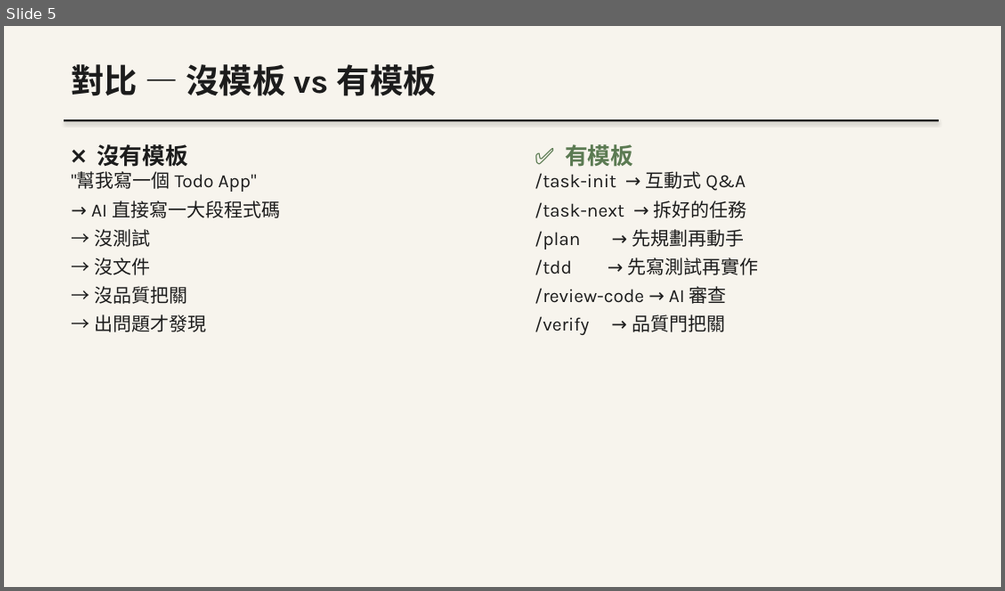
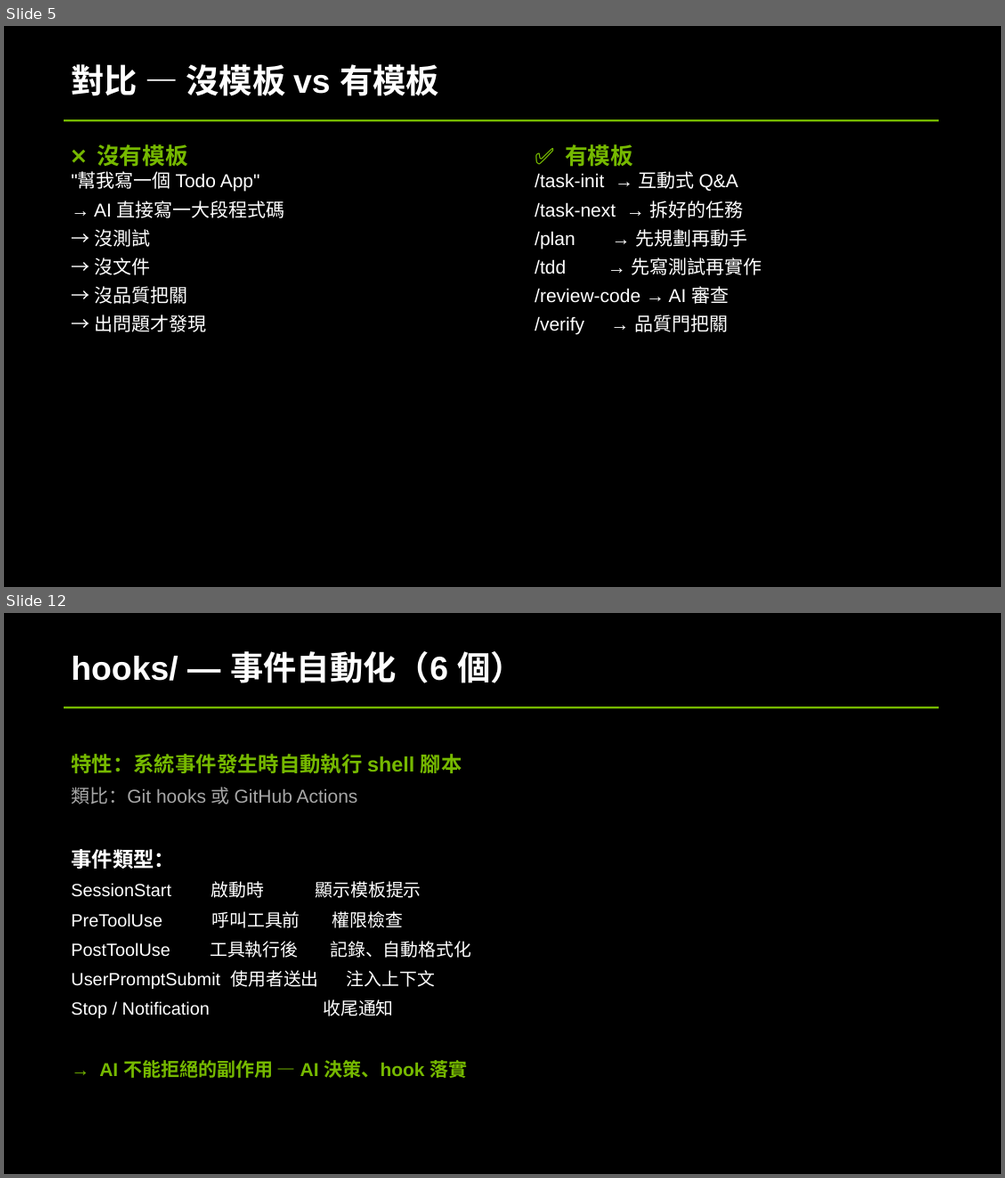
Before and after one commit to bheadwei/claude-GUNDAM-zh-tw, a slide deck: workshop/docs/slides/VibeCoding_Workshop.pptx. Shown one above the other, each under a label of ours: slide 5 before the commit, slides 5 and 12 after it; the slides between them are not shown. The pictures are 1005x591 and 1005x1178 pixels, drawn with LibreOffice and Linux fonts; fonts in the diff are those of the drawing. Boxes give left, top, right and bottom in pixels: in the first picture for what was removed or moved away, otherwise in the second. Text is boxed around its words. In the diff, an @@ line names an element or a change of style, - is before the commit and + after.

```diff
--- a/workshop/docs/slides/VibeCoding_Workshop.pptx
+++ b/workshop/docs/slides/VibeCoding_Workshop.pptx
@@ slide 12 added at box(4, 613, 1001, 1174), background #000000 @@
@@ text added at box(71, 651, 525, 683), 32 pt, text #FFFFFF, bold @@
+hooks/ — 事件自動化（6 個）
@@ rectangle added at box(64, 706, 938, 709), fill #76B900 @@
@@ text added at box(71, 754, 471, 1080), 17 pt, text #FFFFFF @@
+特性：系統事件發生時自動執行 shell 腳本
+類比：Git hooks 或 GitHub Actions
+事件類型：
+SessionStart 啟動時 顯示模板提示
+PreToolUse 呼叫工具前 權限檢查
+PostToolUse 工具執行後 記錄、自動格式化
+UserPromptSubmit 使用者送出 注入上下文
+Stop / Notification 收尾通知
+→ AI 不能拒絕的副作用 — AI 決策、hook 落實
@@ slide 5 changed as well @@
@@ background #F7F4ED to #000000 @@
@@ text "對比 — 沒模板 vs 有模板" at box(71, 64, 439, 96): font Karla to Arial, text colour #1C1C1C to #FFFFFF @@
@@ rectangle at box(64, 119, 938, 122): fill #1C1C1C to #76B900 @@
@@ text "❌ 沒有模板" at box(94, 144, 285, 332): font Karla to Arial, text colour #1C1C1C to #FFFFFF; text colour #1C1C1C to #76B900 in "❌ 沒有模板" @@
@@ text "✅ 有模板" at box(534, 144, 762, 335): font Karla to Arial, text colour #1C1C1C to #FFFFFF; text colour #5B7A52 to #76B900 in "✅ 有模板" @@
```
Also in this commit, not shown: 38 other slides changed, 6 other slides added, 3 other files.
